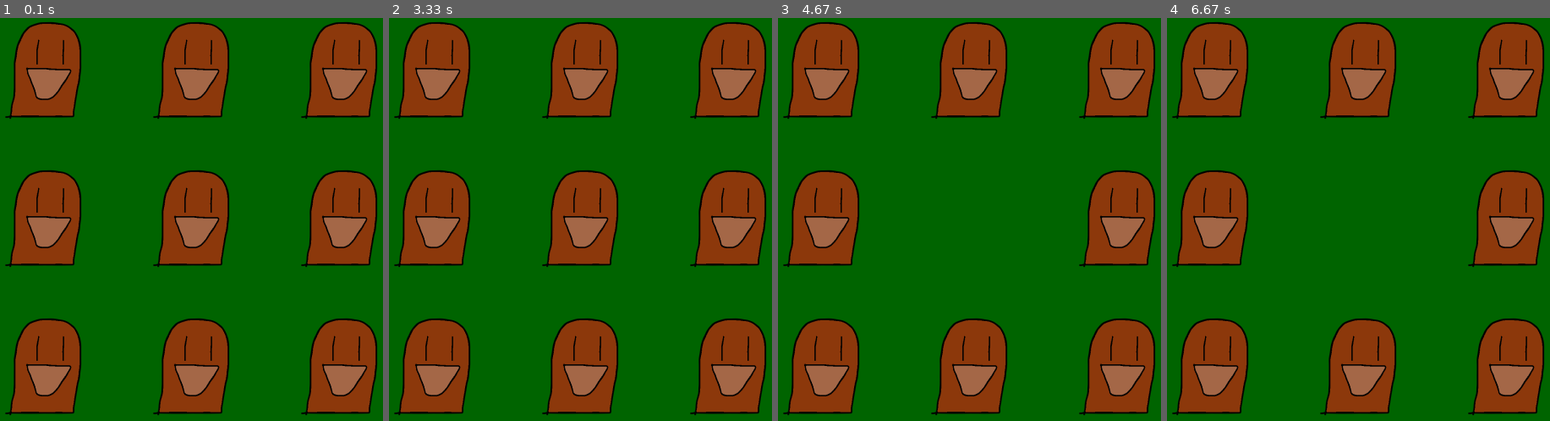
Above: before the commit, frames 1-4 (left to right).
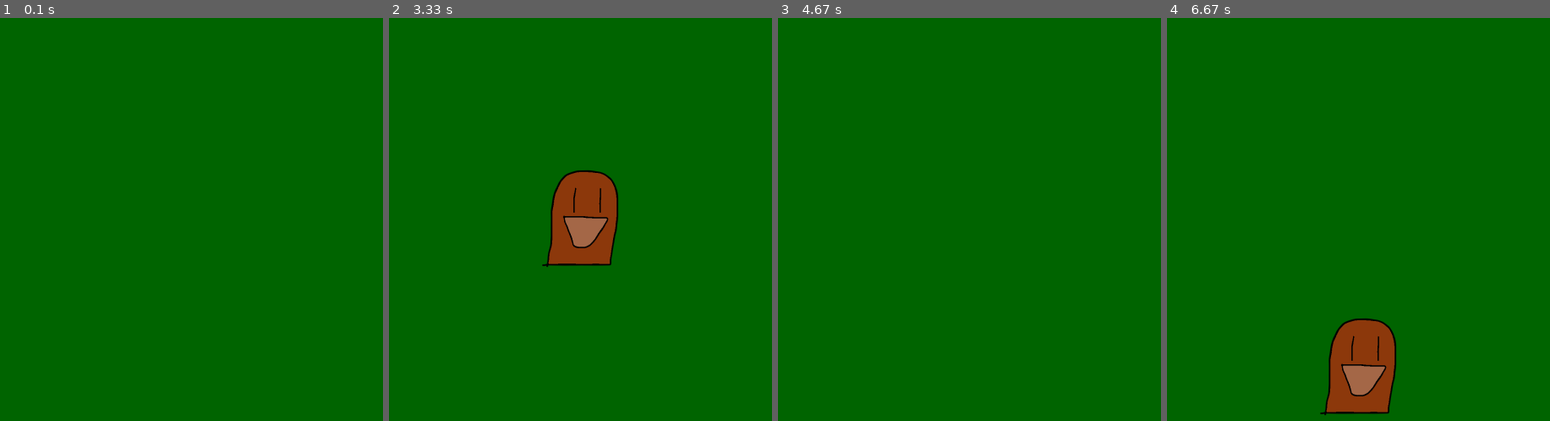
Above: after the commit, the same moments.

Repository: normyp/WhackPygame
Game: pygame game, started from whack!.py
Two runs of this game, one before a commit and one after it. Both use one fixed random seed, a clock stepped at 60 frames per second and the inputs below.
Inputs (mouse positions are in pixels of both pictures, inside the frame that each line leads up to):
- Up to frame 1 (0.1 s): no input
- Up to frame 2 (3.33 s): no input
- Up to frame 3 (4.67 s): click (969, 219) at 3.38 s
- Up to frame 4 (6.67 s): no input

The runs differ from the first frame. In frame 1, 35% of the frame differs, in the area x 1-99%, y 1-99%; in frame 2, 31%; in frame 3, 31%; in frame 4, 27%.

Commit message:
Moles appear

Diff:
--- a/mole.py
+++ b/mole.py
@@ -11,6 +11,8 @@
         self.image = pygame.image.load("images/mole.png")
         self.rect = self.image.get_rect()
 
+        self._set_active_()
+
     def blitme(self):
         self.screen.blit(self.image, self.rect)
 
--- a/whack!.py
+++ b/whack!.py
@@ -1,4 +1,5 @@
 import sys
+import time
 
 import pygame
 
@@ -52,6 +53,8 @@
         self.mole9.rect.y += 350
 
         self.moles = [self.mole, self.mole2, self.mole3, self.mole4, self.mole5, self.mole6, self.mole7, self.mole8, self.mole9]
+
+        self.timer = 0.0
     # Draw a solid blue circle in the center
     def print_moles(self):
         for mole in self.moles:
@@ -89,8 +92,11 @@
         while True:
             self._check_events()
             self._update_screen()
-            #if(timer >= 2):
-                #self._make_mole_alive()
+            print(self.timer)
+            self.timer += 0.01
+            if(self.timer >= 2):
+                self._make_mole_alive()
+                self.timer = 0.0
         # Done! Time to quit.
         pygame.quit()
 
